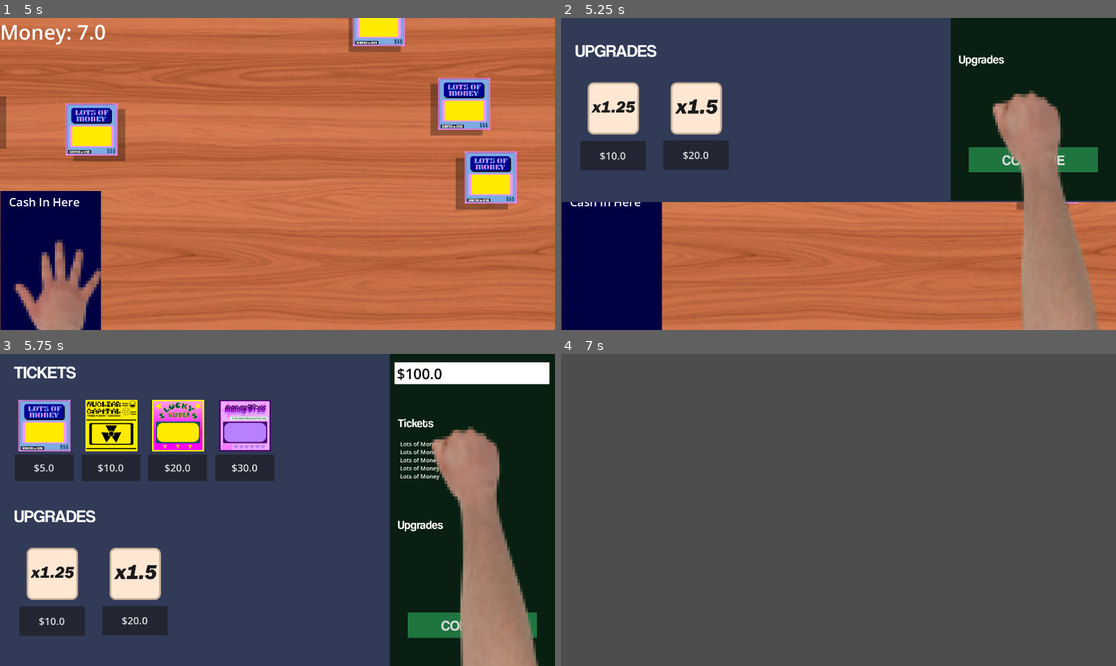
Above: before the commit, frames 1-4 (two rows, left to right).
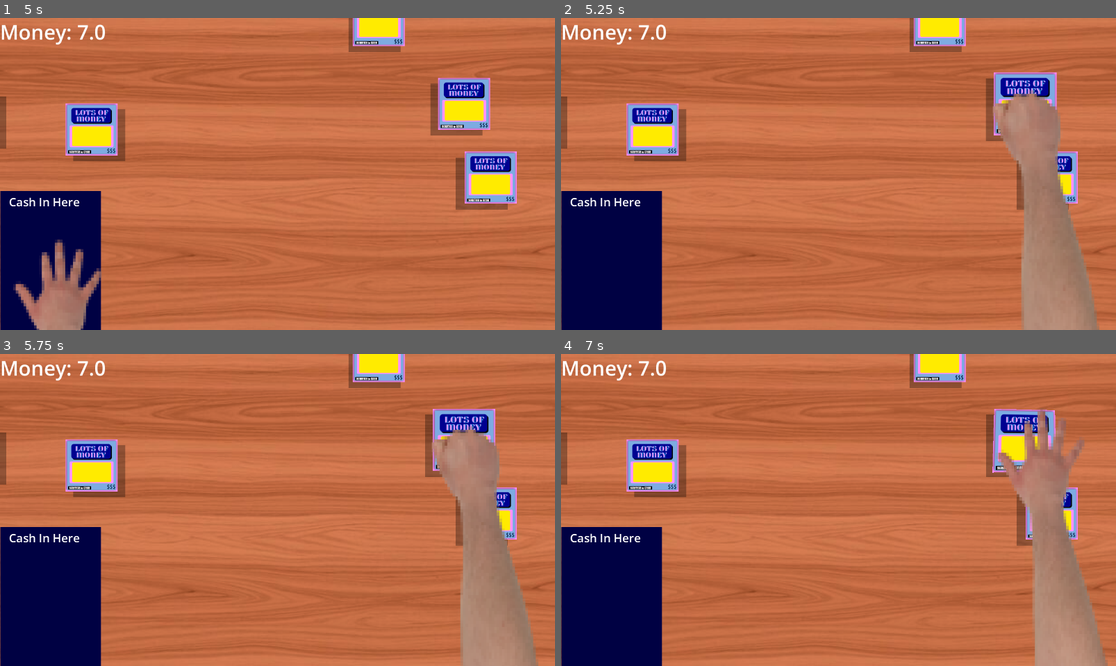
Above: after the commit, the same moments.

Repository: Hien-Trinh/ScratchOff
Game: Godot game, scene res://game_view.tscn
Two runs of this game, one before a commit and one after it. Both use one fixed random seed, a clock stepped at 60 frames per second and the inputs below. This scene is started directly instead of the project's main scene.
Inputs (mouse positions are in pixels of both pictures, inside the frame that each line leads up to):
- Up to frame 1 (5 s): drag from (44, 289) to (333, 105) at 0.52 s; drag from (249, 71) to (49, 261) at 1.27 s; move the mouse to (377, 21) at 2.02 s; press the mouse at (377, 21) at 2.03 s; release the mouse at (377, 21) at 2.75 s; tap Enter at 2.75 s; drag from (410, 83) to (111, 127) at 2.77 s; drag from (360, 233) to (49, 261) at 3.52 s; drag from (438, 177) to (49, 261) at 4.27 s
- Up to frame 2 (5.25 s): move the mouse to (1027, 105) at 5.02 s; press the mouse at (1027, 105) at 5.03 s
- Up to frame 3 (5.75 s): no input
- Up to frame 4 (7 s): release the mouse at (1027, 441) at 5.75 s; click (1032, 625) at 5.75 s, where only the run before the commit has a clickable "CONTINUE"; click (1032, 428) at 6.5 s, where only the run before the commit has a clickable "CONTINUE"

Frame 1 is identical in both runs. In frame 2, 56% of the frame differs, in the area x 0-100%, y 0-60%; in frame 3, 93%; in frame 4, 100%, in the area x 0-100%, y 0-100%.

Commit message:
Fixed hand visibility bug

Diff:
--- a/scripts/game_view.gd
+++ b/scripts/game_view.gd
@@ -40,7 +40,7 @@
 	add_child(hand)
 	var game_timer = Timer.new()
 	add_child(game_timer)
-	game_timer.set_wait_time(5.0) # Seconds
+	game_timer.set_wait_time(15.0) # Seconds
 	game_timer.connect("timeout", Callable(self,"_on_timer_timeout"))
 	# Create a countdown animation?
 	game_timer.start()
@@ -49,15 +49,15 @@
 	if table.visible == true:
 		shop_menu.visible = true
 		anim.play("shop_enter")
+		hand.visible = false
 		await anim.animation_finished
-		hand.visible = false
 		table.visible = false
 
 func _on_continue_button_pressed():
 	if shop_menu.visible == true:
 			# Swap from shop to table
 			table.visible = true
-			hand.visible = true
 			anim.play("shop_exit")
 			await anim.animation_finished
+			hand.visible = true
 			shop_menu.visible = false
